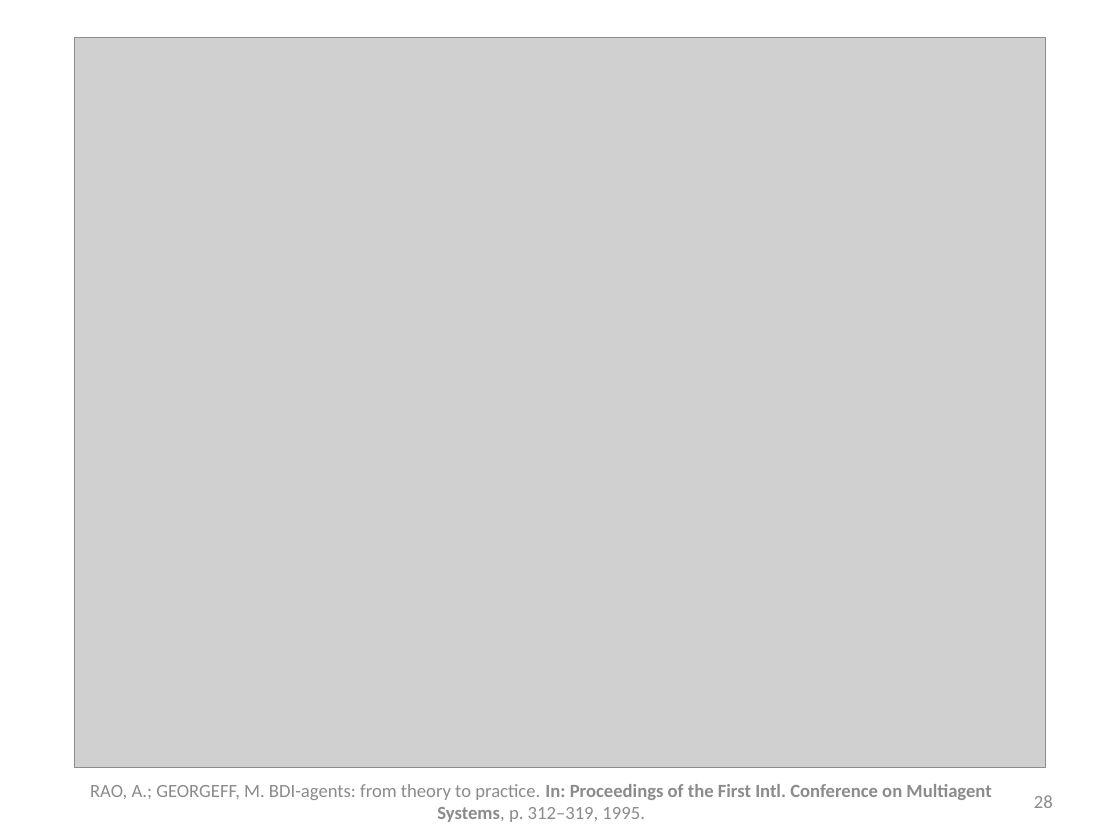
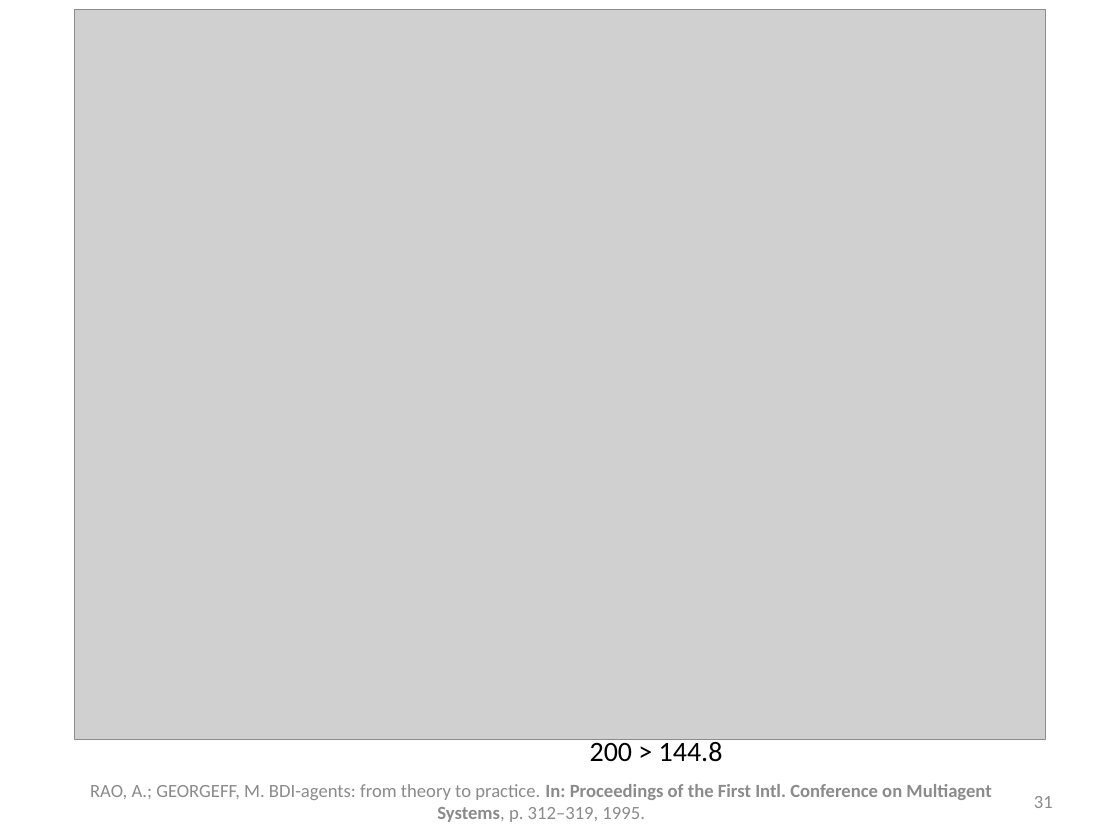
Before and after one commit to gems-uff/sdm, a slide deck: slide 31 of Documents/Raciocínio.pptx (slide 28 before the commit). Drawn at 1120x840 pixels with LibreOffice and Linux fonts; fonts in the diff are those of the drawing; grey boxes stand for pictures; background and template pictures are left out. Boxes give left, top, right and bottom in pixels: in the first picture for what was removed or moved away, otherwise in the second. Text is boxed around its words. In the diff, an @@ line names an element or a change of style, - is before the commit and + after.

```diff
--- a/Documents/Raciocínio.pptx
+++ b/Documents/Raciocínio.pptx
@@ picture: place and size @@
-picture at [75,37,1046,767]
+picture at [75,9,1046,739]
@@ text added at [590,738,723,762], 18 pt, text #000000 @@
+200 > 144.8
@@ page number at [1034,796,1053,808]: text changed @@
-28
+31
```
Also in this commit, not shown: 5 other slides changed, 5 slides added, 1 slide removed, 1 other file.
